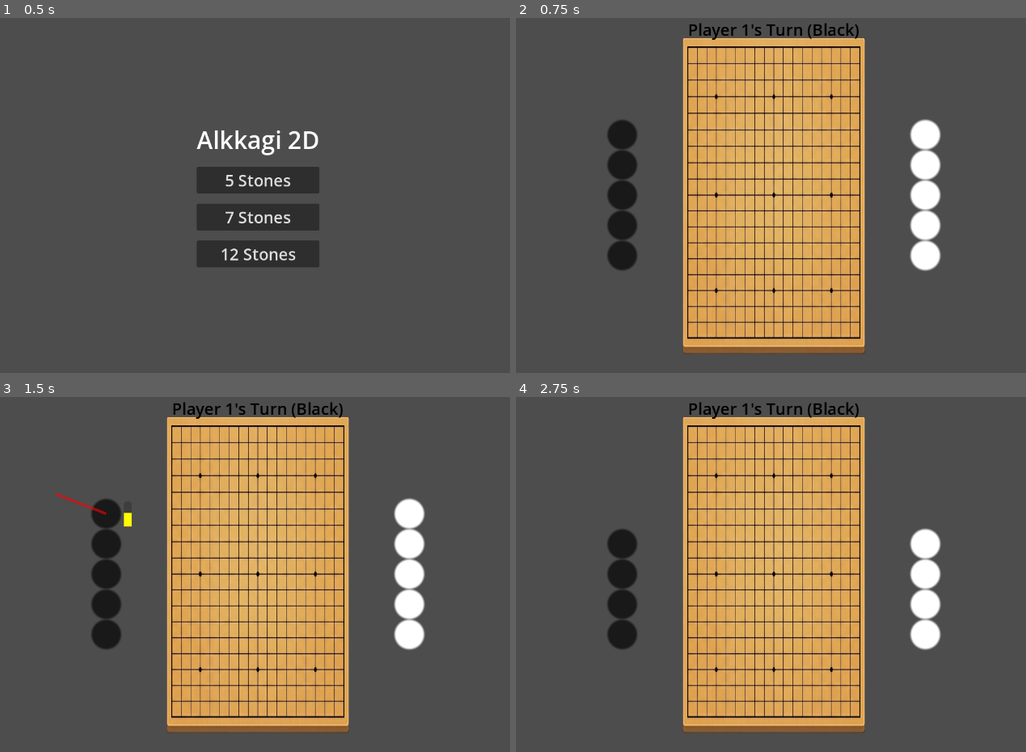
Above: before the commit, frames 1-4 (two rows, left to right).
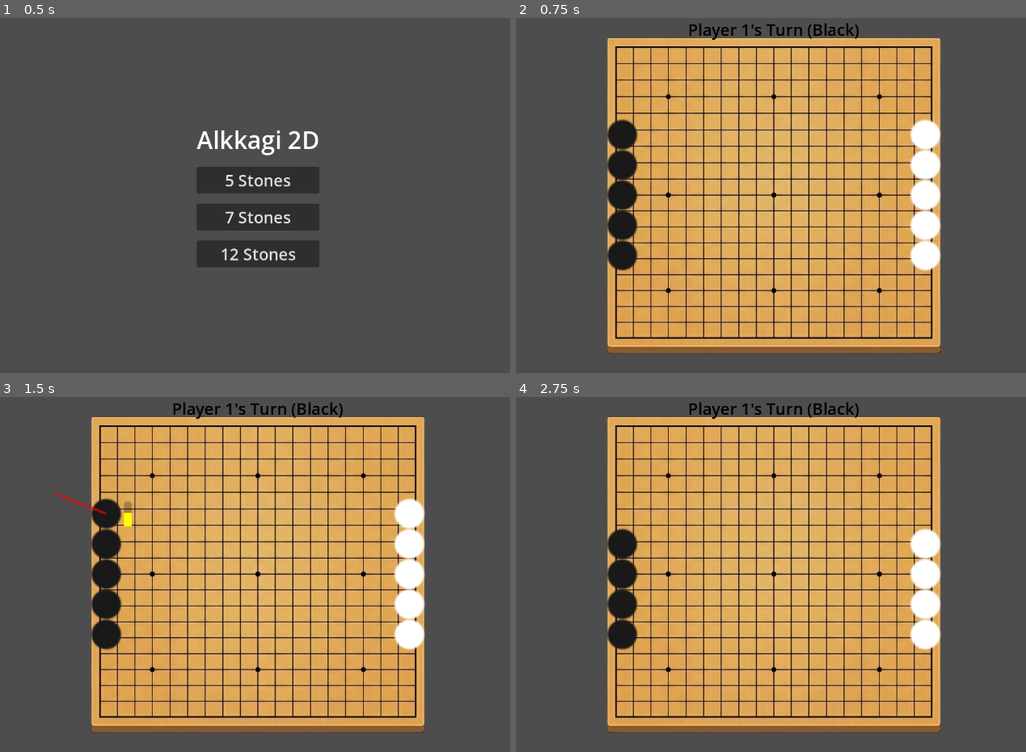
Above: after the commit, the same moments.

Repository: kimmb3217-droid/egg
Game: Godot game, scene res://MainMenu.tscn
The game is run twice, just before and just after one commit, with the same random seed, the same clock (stepped at 60 frames per second) and the same inputs.
Inputs (mouse positions are in pixels of both pictures, inside the frame that each line leads up to):
- Up to frame 1 (0.5 s): no input
- Up to frame 2 (0.75 s): click "5 Stones" at 0.5 s
- Up to frame 3 (1.5 s): tap Enter at 1.25 s; drag from (107, 514) to (260, 574) at 1.27 s
- Up to frame 4 (2.75 s): drag from (924, 514) to (776, 574) at 2.02 s

Frame 1 is identical in both runs. In frame 2, 30% of the frame differs, in the area x 17-84%, y 5-95%; in frame 3, 30%; in frame 4, 30%.

Commit message:
바둑판 찌그러짐 수정

Diff:
--- a/Game.tscn
+++ b/Game.tscn
@@ -18,6 +18,7 @@
 offset_bottom = 700.0
 texture = ExtResource("3_board")
 expand_mode = 1
+stretch_mode = 5
 
 [node name="Bounds" type="Area2D" parent="."]
 position = Vector2(640, 360)
Binary file changed: image/바둑판.png
